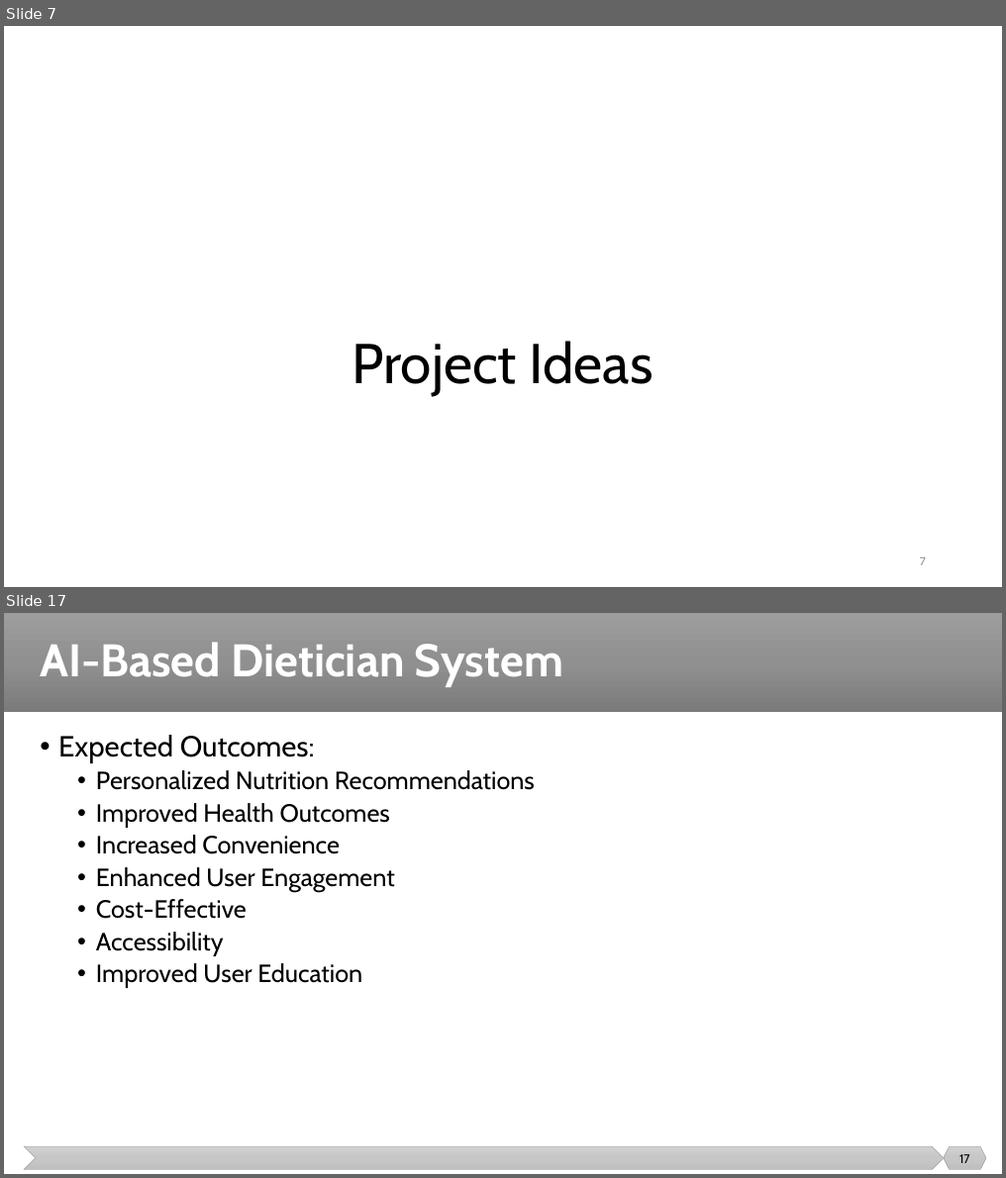
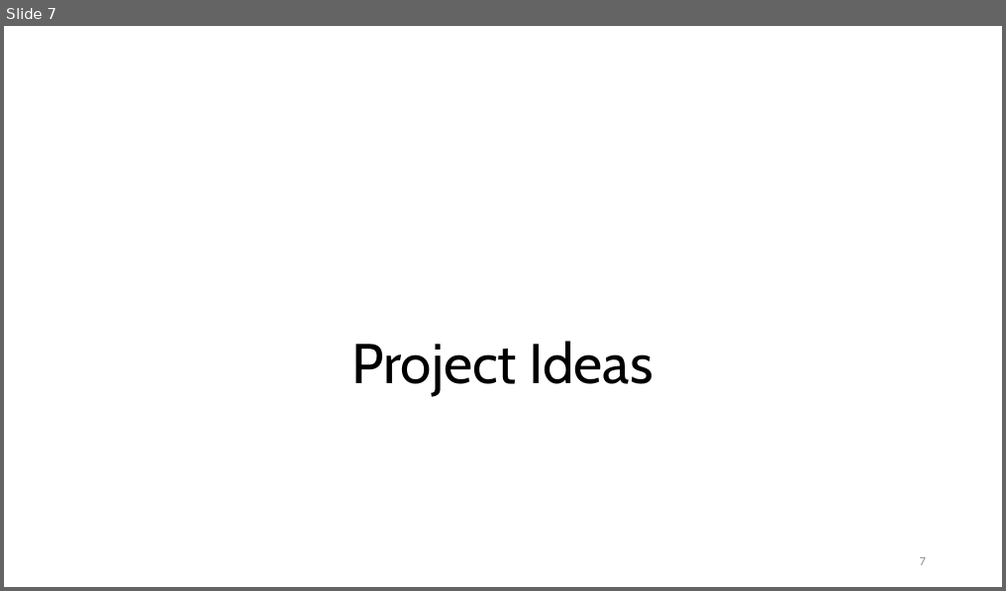
Before and after one commit to malenezi/malenezi, a slide deck: SE499/Lectures/2/Projects.pptx. Shown one above the other, each under a label of ours: slides 7 and 17 before the commit, slide 7 after it; the slides between them are not shown. The pictures are 1006x1178 and 1006x591 pixels, drawn with LibreOffice and Linux fonts; fonts in the diff are those of the drawing. Boxes give left, top, right and bottom in pixels: in the first picture for what was removed or moved away, otherwise in the second. Text is boxed around its words. In the diff, an @@ line names an element or a change of style, - is before the commit and + after.

```diff
--- a/SE499/Lectures/2/Projects.pptx
+++ b/SE499/Lectures/2/Projects.pptx
@@ slide 17 removed at [4,613,1002,1174], background #FFFFFF @@
@@ rectangle removed at [4,613,1002,712] @@
@@ title removed at [40,642,563,687] @@
-AI-Based Dietician System
@@ text removed at [58,735,535,988] @@
-• Expected Outcomes:
-  • Personalized Nutrition Recommendations
-  • Improved Health Outcomes
-  • Increased Convenience
-  • Enhanced User Engagement
-  • Cost-Effective
-  • Accessibility
-  • Improved User Education
@@ chevron removed at [24,1147,944,1170] @@
@@ hexagon removed at [944,1147,986,1170] @@
@@ page number removed at [959,1155,970,1163] @@
-17
```
Also in this commit, not shown: 10 slides changed, 14 slides added, 5 other slides removed.
